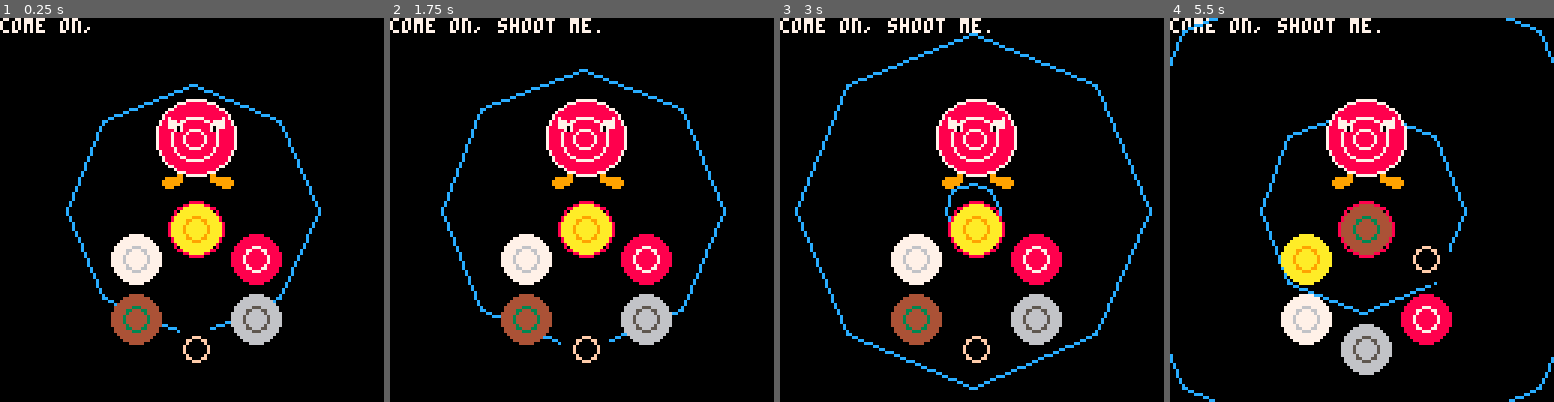
Above: before the commit, frames 1-4 (left to right).
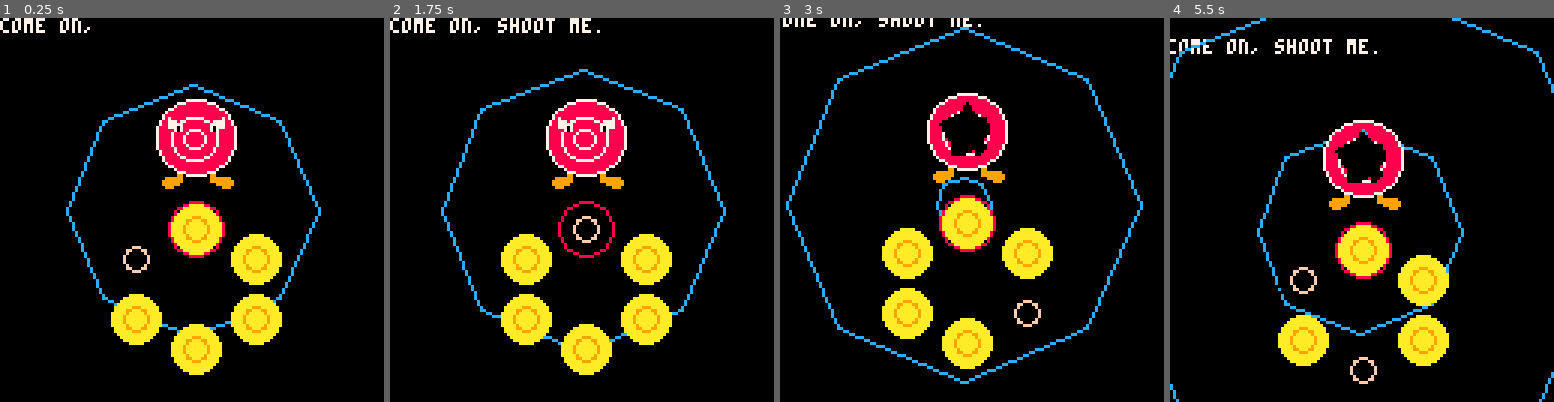
Above: after the commit, the same moments.

Repository: mexerica/Triijam
Game: PICO-8 cartridge psjam.p8
The game is run twice, just before and just after one commit, with the same random seed, the same clock (stepped at 60 frames per second) and the same inputs.
Inputs:
- Up to frame 1 (0.25 s): no input
- Up to frame 2 (1.75 s): hold Right from 1.6 s (still down)
- Up to frame 3 (3 s): release Right at 2.1 s; hold Up 2.15-2.42 s; hold Right from 2.47 s (still down)
- Up to frame 4 (5.5 s): release Right at 3.03 s; hold Left 3.08-3.58 s; hold Right 4.02-4.68 s; hold Up 4.73-5.03 s; hold Left from 5.08 s (still down)

The runs differ from the first frame. In frame 1, 6.7% of the frame differs, in the area x 28-74%, y 56-93%; in frame 2, 8.1%; in frame 3, 18%; in frame 4, 19%, in the area x 0-100%, y 0-100%.

Commit message:
quero jogar everhood 2

Diff:
--- a/psjam.p8
+++ b/psjam.p8
@@ -1,27 +1,25 @@
 pico-8 cartridge // http://www.pico-8.com
 version 42
 __lua__
-bk = {50, 100, 150}
-text0 = "come on, shoot me."
-spot = 1
-mun= {10, 8, 7, 6, 4, 0}
-
 function _draw()
 	cls(0)
+	shake()
 	print(sub(text0,0,spot), 7)
 	for i=1,3 do ngon(bk[i]) end
 	tambor()
-	spr(1, 50, 25, 4, 4, 1)
+	spr(enemy.x, 50, 25, 4, 4, 1)
 end
 
 function _update()
-	val = spot% (#text0+1)
+	val = spot % (#text0+1)
 	if (val > 0) spot+=1
 	for i=1,3 do
 		bk[i] -= 1
-		if (bk[i] == 0) bk[i] = 150
+		if (bk[i] == 0) then bk[i] = 150 end
 	end
-	if (btn(0)) then trocar(mun) end
+	if (btnp(0)) then trocar(1) end
+	if (btnp(1)) then trocar(6)	end
+	if (btnp(2)) then atirar() end
 end
 -->8
 function tambor()
@@ -29,15 +27,15 @@
 	circfill(65, 70, 8, mun[1])
 	circ(65, 70, 4, mun[1] - 1)
 	circfill(85, 80, 8, mun[2])
+	circfill(85, 100, 8, mun[3])
+	circ(85, 100, 4, mun[3] - 1)
 	circ(85, 80, 4, mun[2] - 1)
-	circfill(45, 80, 8, mun[3])
-	circ(45, 80, 4, mun[3] - 1)
-	circfill(85, 100, 8, mun[4])
-	circ(85, 100, 4, mun[4] - 1)
+	circfill(65, 110, 8, mun[4])
+	circ(65, 110, 4, mun[4] - 1)
 	circfill(45, 100, 8, mun[5])
 	circ(45, 100, 4, mun[5] - 1)
-	circfill(65, 110, 8, mun[6])
-	circ(65, 110, 4, mun[6] - 1)
+	circfill(45, 80, 8, mun[6])
+	circ(45, 80, 4, mun[6] - 1)
 end
 
 function ngon(r)
@@ -47,14 +45,40 @@
     line(64 + r*cos(angle), 64 + r*sin(angle))
   end
 end
+
+function shake()
+ local shakex = 16-rnd(32)
+ local shakey = 16-rnd(32)
+ shakex *= int
+ shakey *= int
+ camera(shakex,shakey)
+ int = int * 0.95
+ if (int<0.05) then int = 0 end
+end
 -->8
-function trocar(mun)
-	save = mun[1]
-	for i = 1,5 do
-		mun[i] = mun[i+1]
-	end
-	mun[6] = save
+function atirar()
+	mun[1] = 0
+	enemy.x = 5
+	int = 2
 end
+
+function trocar(x)
+	y = 6
+	if (x == y) then y = 1 end
+	save = mun[x]
+	deli(mun,x)
+	add(mun, save, y)
+end
+-->8
+bk = {50, 100, 150}
+text0 = "come on, shoot me."
+spot = 1
+mun = {10, 10, 10, 10, 10, 0}
+int = 0
+enemy = {
+	x = 1
+}
+
 __gfx__
 00000000000000000000000000000000000000000000000000000000000000000000000000000000000000000000000000000000000000000000000000000000
 00000000000000000000000000000000000000000000000000000000000000000000000000000000000000000000000000000000000000000000000000000000
